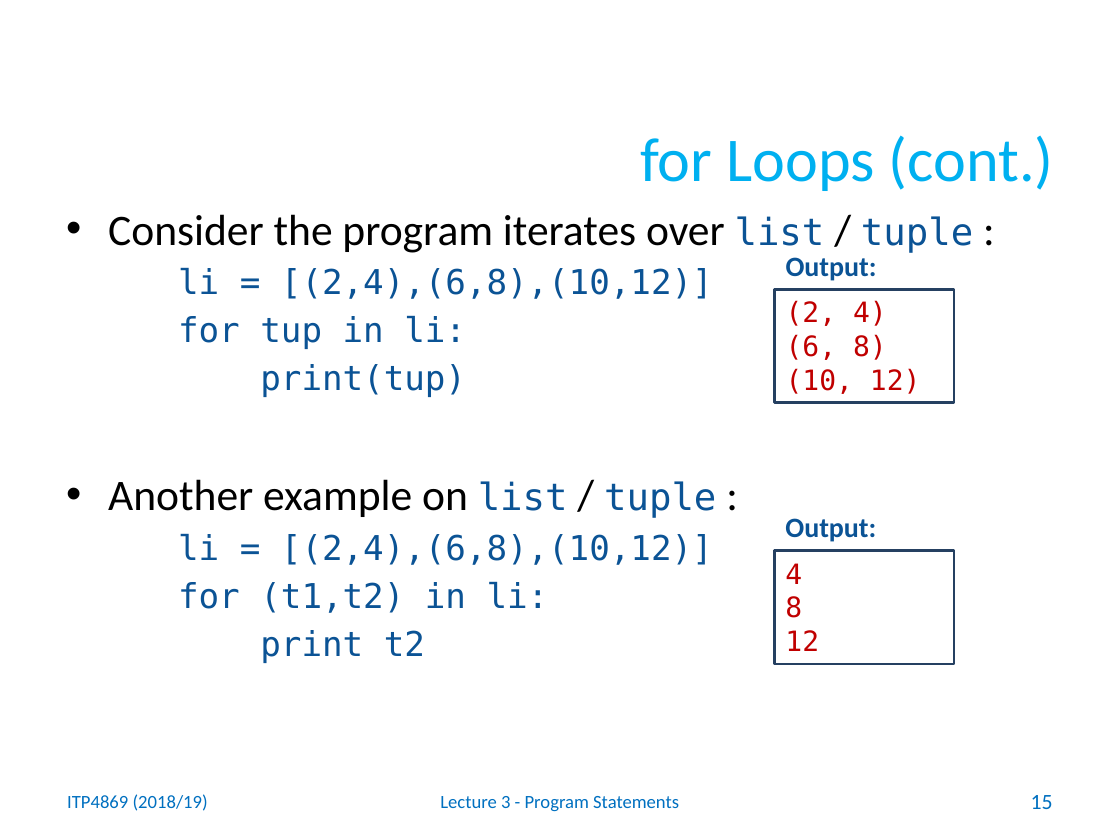
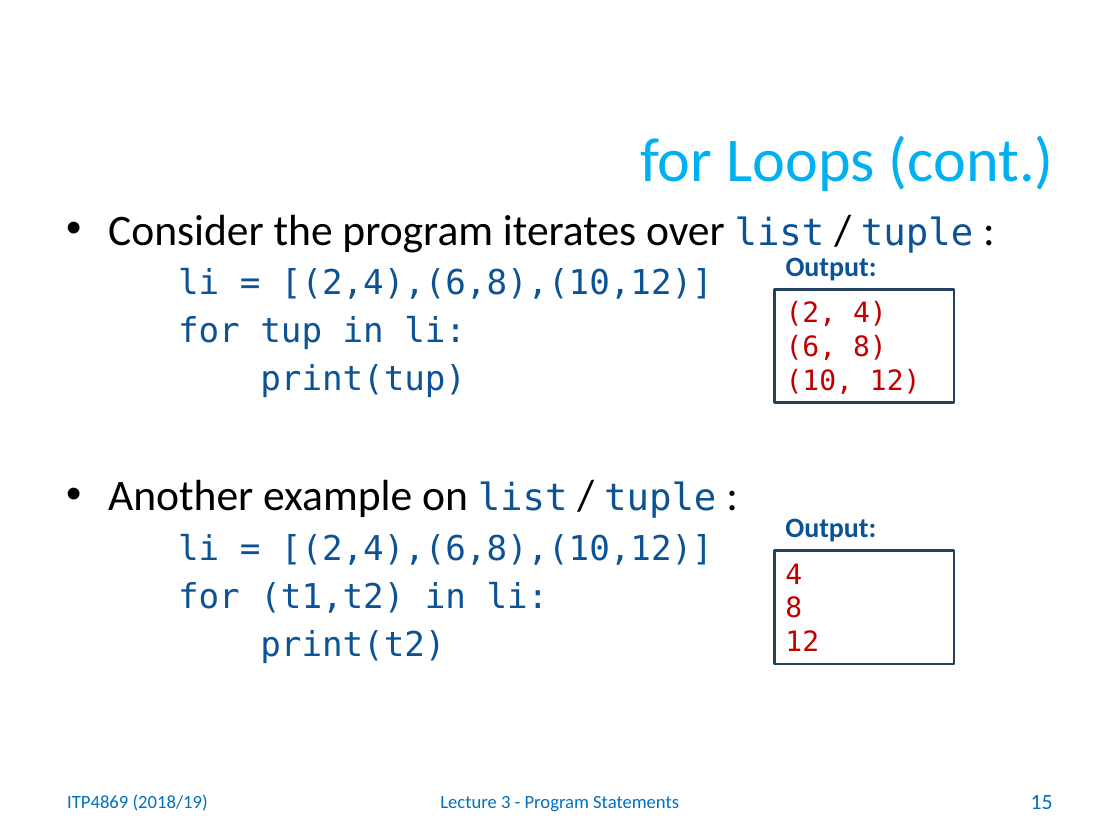
Before and after one commit to drjohnnycheng/Python, a slide deck: slide 15 of Lecture Notes/ITP4869_Lect_03_Program_Statements.pptx. Drawn at 1120x840 pixels with LibreOffice and Linux fonts; fonts in the diff are those of the drawing; background and template pictures are left out. Boxes give left, top, right and bottom in pixels: in the first picture for what was removed or moved away, otherwise in the second. Text is boxed around its words. In the diff, an @@ line names an element or a change of style, - is before the commit and + after.

```diff
--- a/Lecture Notes/ITP4869_Lect_03_Program_Statements.pptx
+++ b/Lecture Notes/ITP4869_Lect_03_Program_Statements.pptx
@@ text at bbox=[260, 630, 445, 663]: text changed @@
-print t2
+print(t2)
```
Also in this commit, not shown: 1 other slide changed, 4 other files.
